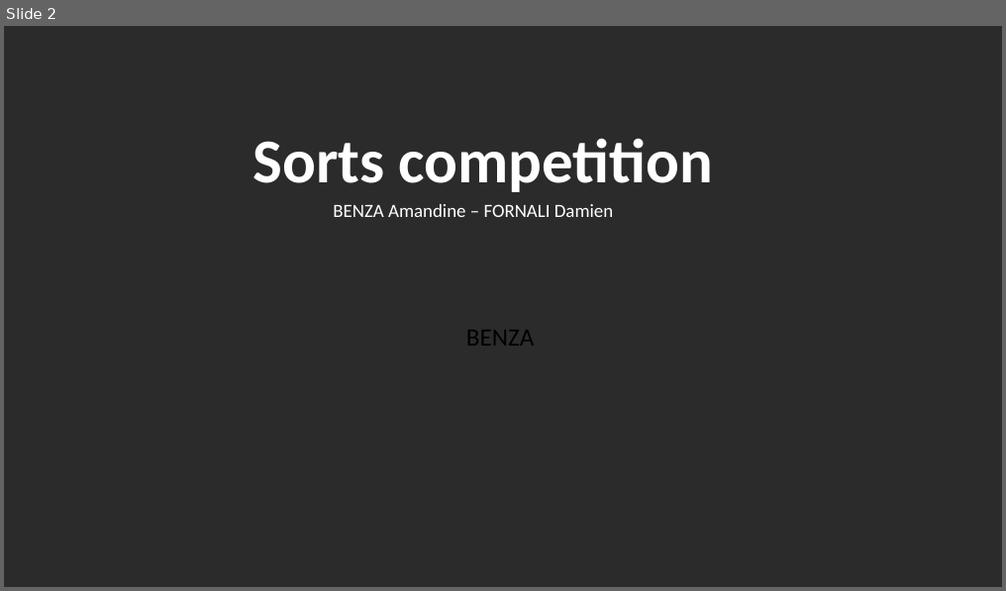
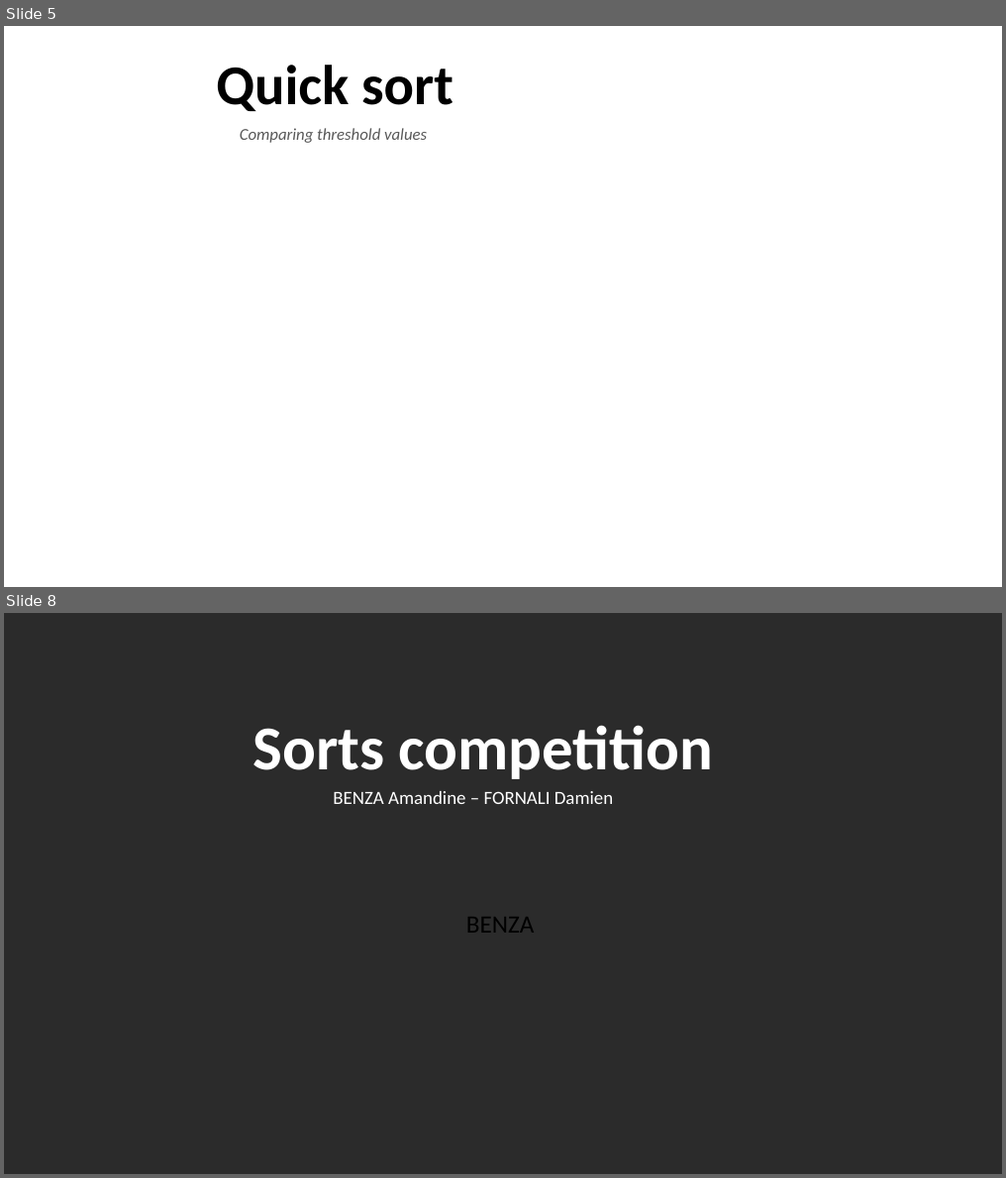
Before and after one commit to Damoy/sorts-competition, a slide deck: src/main/resources/pres/BENZA_FORNALI-sorts.pptx. Shown one above the other, each under a label of ours: slide 2 before the commit, slides 5 and 8 after it; the slides between them are not shown. The pictures are 1006x591 and 1006x1178 pixels, drawn with LibreOffice and Linux fonts; fonts in the diff are those of the drawing; background and template pictures are left out; a plain dark background stands for a picture behind light text. Boxes give left, top, right and bottom in pixels: in the first picture for what was removed or moved away, otherwise in the second. Text is boxed around its words. In the diff, an @@ line names an element or a change of style, - is before the commit and + after.

Commit message:
Quick Merge && Beginning of pres

```diff
--- a/src/main/resources/pres/BENZA_FORNALI-sorts.pptx
+++ b/src/main/resources/pres/BENZA_FORNALI-sorts.pptx
@@ slide 5 added at bbox=[4, 26, 1002, 587], background picture (left out) @@
@@ title added at bbox=[216, 65, 453, 111], 54 pt, text #000000, bold @@
+Quick sort
@@ text added at bbox=[240, 128, 427, 143], 16 pt, text #595959, italic @@
+Comparing threshold values
@@ what was slide 2 is now slide 8 @@
```
Also in this commit, not shown: 6 other slides added, 25 other files.
